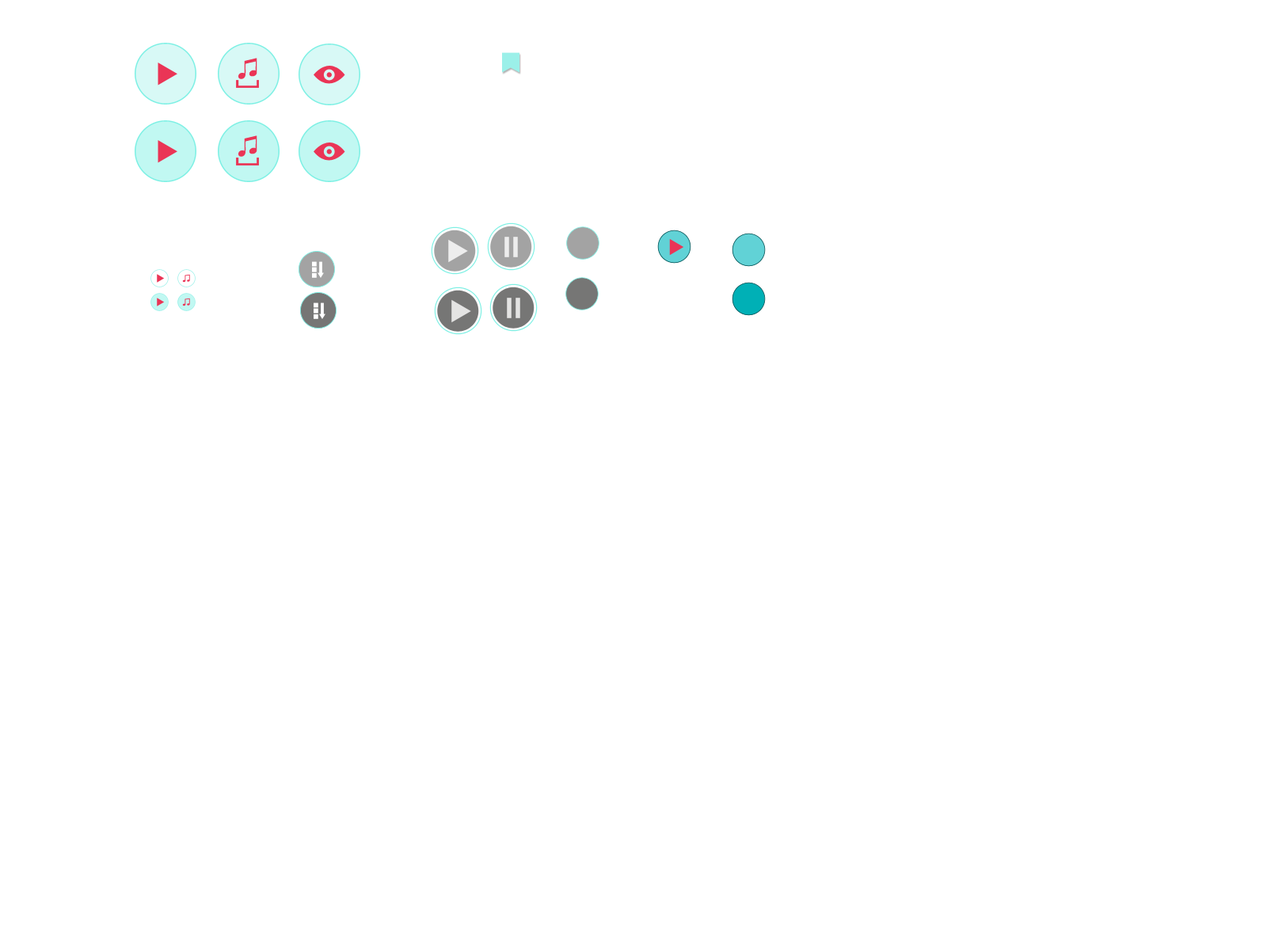
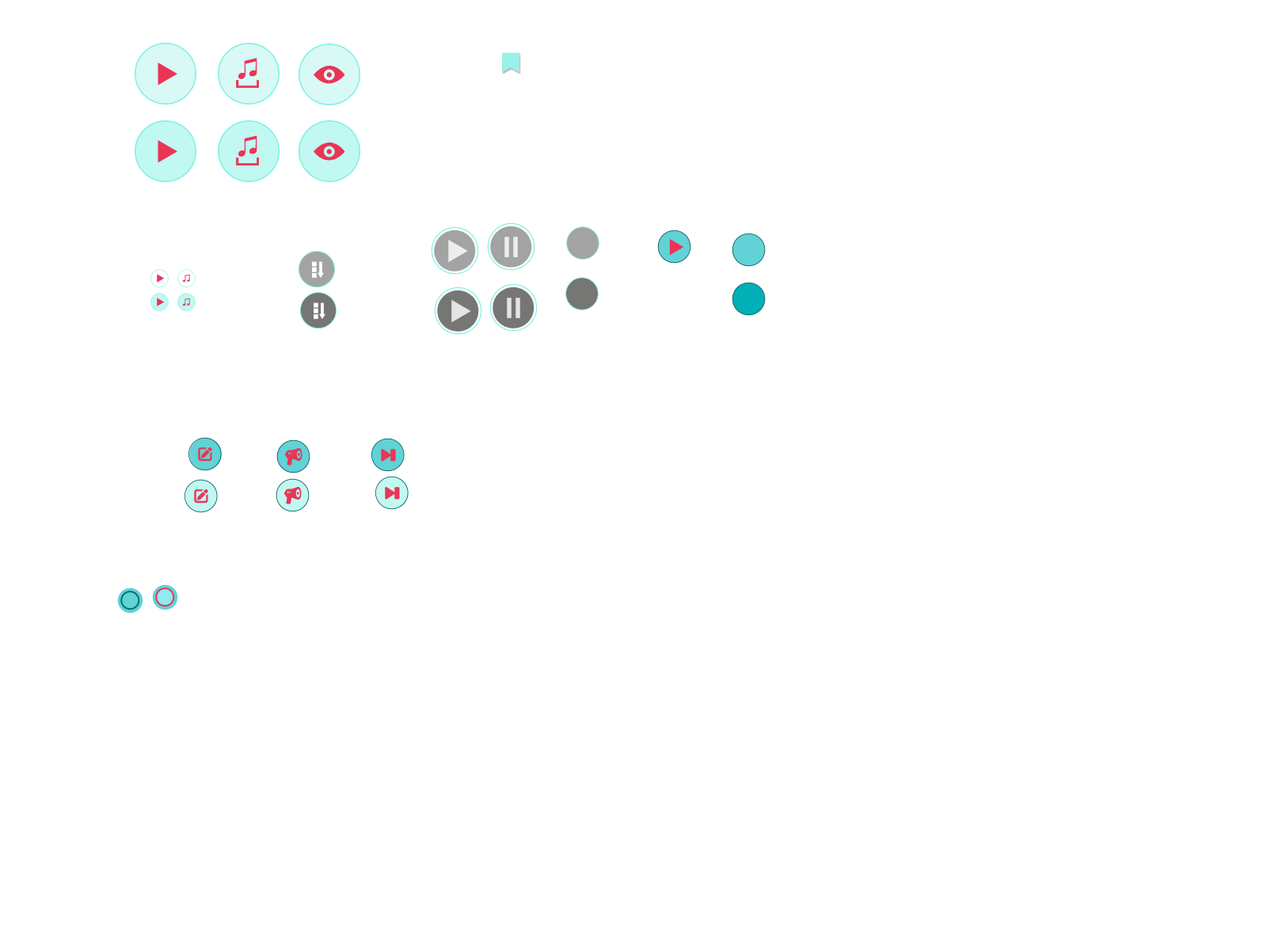
Layer changes from the first 1267x950 image to the second:
added group "buttons/bt-form-next.png+@2x" with 3 layers above "buttons/bt-form-next-over.png+@2x" over <box>371,437,405,472</box>
added layer "Rectangle 4 copy" (1st of 7, in "buttons/bt-form-next.png+@2x") in group "buttons/bt-form-next.png+@2x" over <box>371,437,405,472</box>
added group "buttons/bt-form-next-over.png+@2x" with 3 layers above "buttons/bt-form-write-selected.png+@2x" over <box>375,475,409,510</box>
added layer "Rectangle 4 copy" (2nd of 7, in "buttons/bt-form-next-over.png+@2x") in group "buttons/bt-form-next-over.png+@2x" over <box>375,475,409,510</box>
added group "buttons/bt-form-write-selected.png+@2x" with 3 layers above "buttons/bt-form-write.png+@2x" over <box>184,478,218,514</box>
added layer "Rectangle 4 copy" (3rd of 7, in "buttons/bt-form-write-selected.png+@2x") in group "buttons/bt-form-write-selected.png+@2x" over <box>184,478,218,514</box>
added group "buttons/bt-form-write.png+@2x" with 3 layers above "buttons/bt-form-record-selected.png+@2x" over <box>188,437,222,472</box>
added layer "Rectangle 4 copy" (4th of 7, in "buttons/bt-form-write.png+@2x") in group "buttons/bt-form-write.png+@2x" over <box>188,437,222,472</box>
added group "buttons/bt-form-record-selected.png+@2x" with 3 layers above "buttons/bt-form-record.png+@2x" over <box>275,478,310,513</box>
added layer "Rectangle 4 copy" (5th of 7, in "buttons/bt-form-record-selected.png+@2x") in group "buttons/bt-form-record-selected.png+@2x" over <box>275,478,310,513</box>
added group "buttons/bt-form-record.png+@2x" with 3 layers above "icons/ic-step-bg-selected.png+@2x" over <box>276,439,311,474</box>
added layer "Rectangle 4 copy" (6th of 7, in "buttons/bt-form-record.png+@2x") in group "buttons/bt-form-record.png+@2x" over <box>276,439,311,474</box>
…and 21 more changes (18 added, 3 painted)
